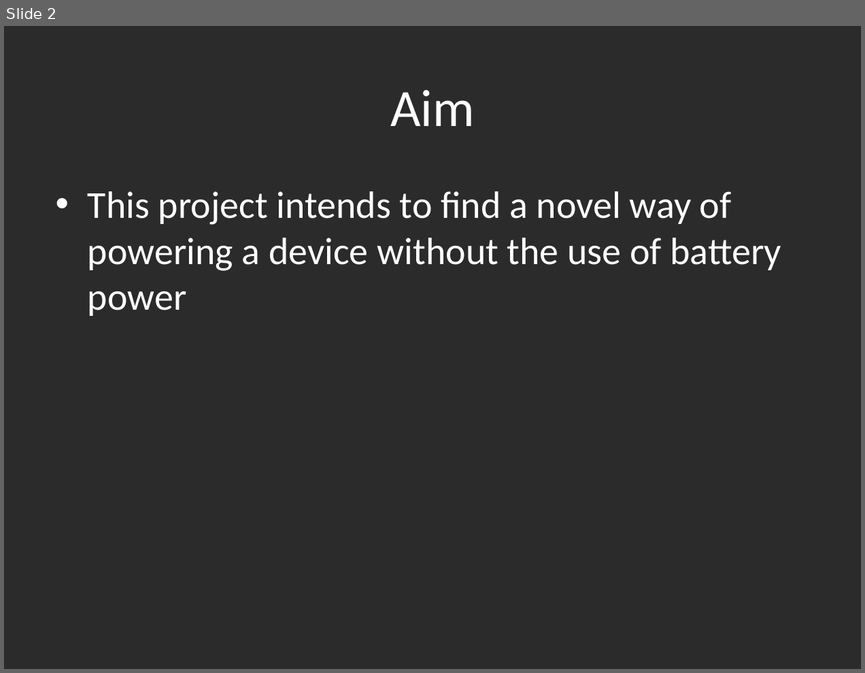
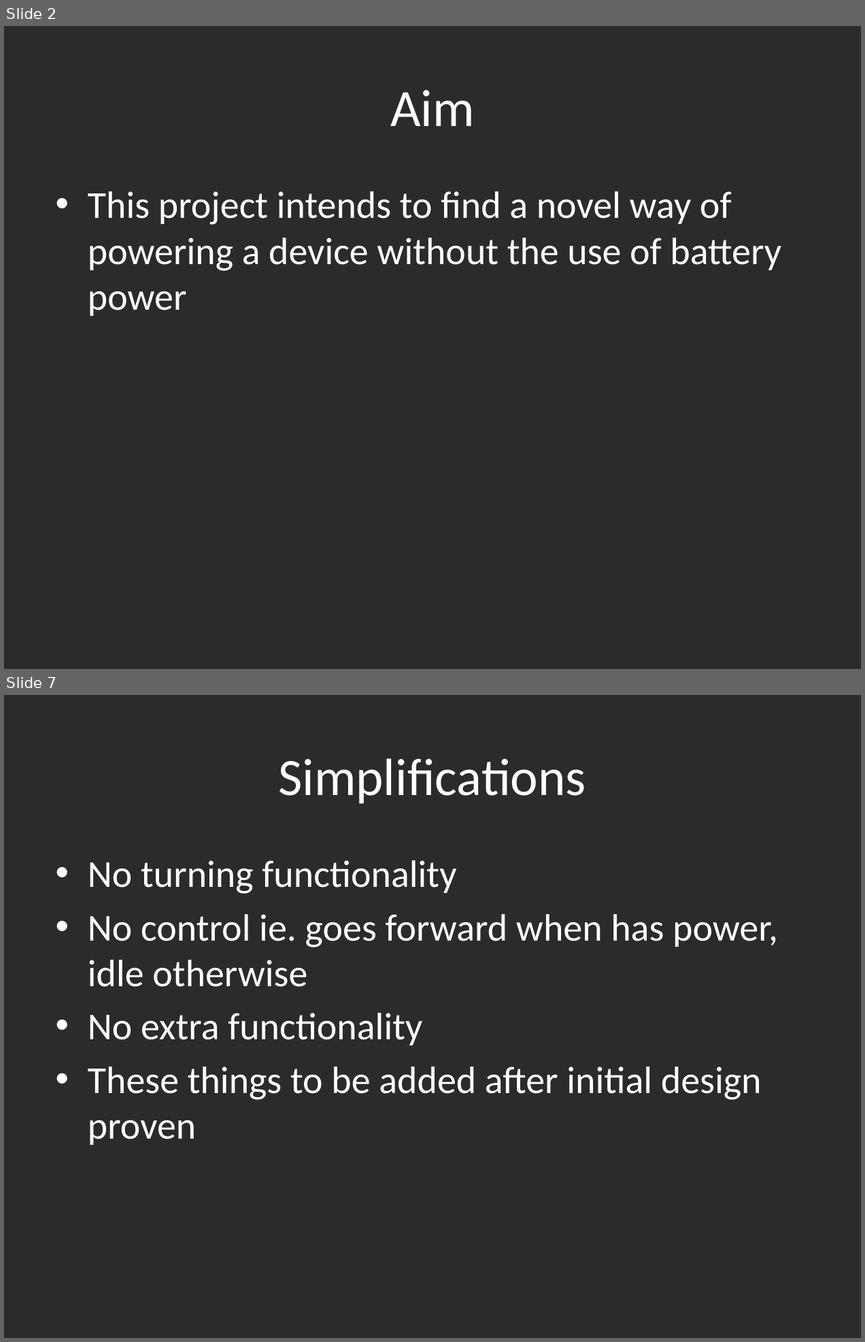
Before and after one commit to mickeyboss123/enel427, a slide deck: Powerpoint for Orals.pptx. Shown one above the other, each under a label of ours: slide 2 before the commit, slides 2 and 7 after it; the slides between them are not shown. The pictures are 865x673 and 865x1342 pixels, drawn with LibreOffice and Linux fonts; fonts in the diff are those of the drawing; background and template pictures are left out; a plain dark background stands for a picture behind light text. Boxes give left, top, right and bottom in pixels: in the first picture for what was removed or moved away, otherwise in the second. Text is boxed around its words. In the diff, an @@ line names an element or a change of style, - is before the commit and + after.

```diff
--- a/Powerpoint for Orals.pptx
+++ b/Powerpoint for Orals.pptx
@@ slide 7 added at <box>4,695,861,1338</box>, background picture (left out) @@
@@ title added at <box>278,758,586,804</box>, 44 pt, text #FFFFFF @@
+Simplifications
@@ text added at <box>88,860,778,1144</box>, 32 pt, text #FFFFFF @@
+• No turning functionality
+• No control ie. goes forward when has power, idle otherwise
+• No extra functionality
+• These things to be added after initial design proven
```
Also in this commit, not shown: 1 slide changed, 19 other slides added, 1 slide removed, 4 other files.
